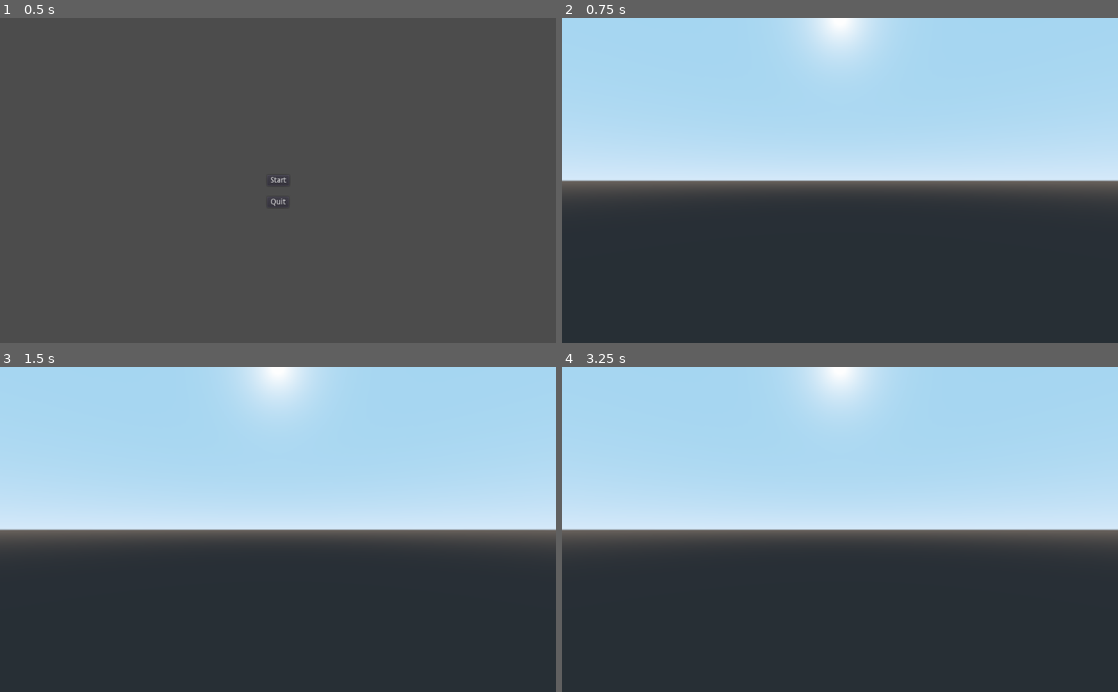
Above: before the commit, frames 1-4 (two rows, left to right).
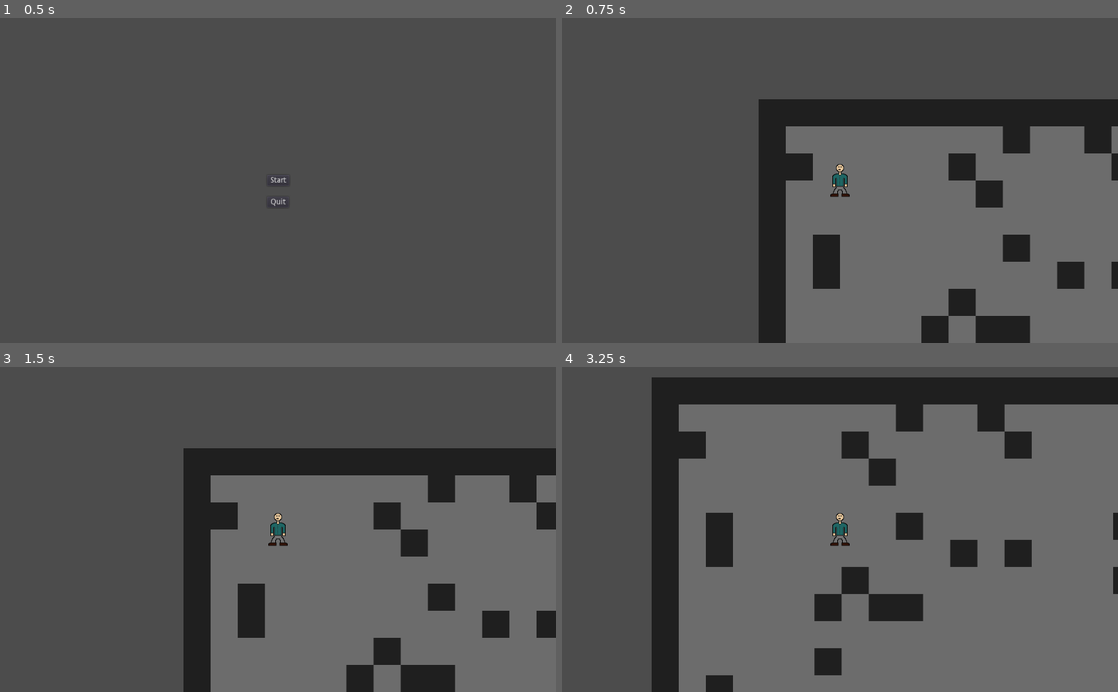
Above: after the commit, the same moments.

Repository: jamesaorson/into-the-crypt
Game: Godot game, scene res://ui/main_menu/main_menu.tscn
Same seed, same stepped clock (60 frames per second), same inputs: the game is played once before the commit and once after it.
Inputs:
- Up to frame 1 (0.5 s): no input
- Up to frame 2 (0.75 s): click "Start" at 0.5 s
- Up to frame 3 (1.5 s): tap Enter (ui_accept) at 1.25 s; hold D (player_move_right, bound only after the commit) from 1.28 s (still down); hold Enter (ui_accept) from 1.28 s (still down); tap Shift (sprint, bound only after the commit) at 1.35 s
- Up to frame 4 (3.25 s): release D (player_move_right, bound only after the commit) at 2.03 s; release Enter (ui_accept) at 2.03 s; hold S (player_move_down, bound only after the commit) 2.03-2.78 s; tap Enter (ui_accept) at 2.1, 2.27, 2.57 s; tap Shift (sprint, bound only after the commit) at 2.3, 2.85 s; hold D (player_move_right, bound only after the commit) from 2.78 s (still down); hold Enter (ui_accept) from 2.78 s (still down)

Frame 1 is identical in both runs. In frame 2, 92% of the frame differs, in the area x 0-100%, y 0-100%; in frame 3, 92%; in frame 4, 94%.

Commit message:
CRYPT-2: Add camera control and movement
Added a player-centric camera and ability to move.
Remove unnecessary 3D code and create project export presets.

Diff:
--- /dev/null
+++ b/crypt/crypt.gd
@@ -0,0 +1,25 @@
+extends Node
+
+onready var roomScene = load("res://crypt/room/room.tscn")
+
+func _ready():
+	set_process(true)
+	create_room()
+
+func _process(delta):
+	if Input.is_action_pressed("pause"):
+		quit_game()
+
+func create_room():
+	var room = null
+	var roomNodes = get_tree().get_nodes_in_group("room")
+	if len(roomNodes) != 0:
+		room = roomNodes[0]
+	else:
+		print("Creating room...")
+		room = roomScene.instance()
+		get_tree().root.add_child(room)
+	room.generate_room()
+
+func quit_game():
+	get_tree().quit()
--- /dev/null
+++ b/crypt/crypt.tres
@@ -0,0 +1,35 @@
+[gd_resource type="TileSet" load_steps=4 format=2]
+
+[ext_resource path="res://assets/crypt/floor.png" type="Texture" id=1]
+[ext_resource path="res://assets/crypt/wall.png" type="Texture" id=2]
+
+[sub_resource type="ConvexPolygonShape2D" id=1]
+points = PoolVector2Array( 0, 0, 50, 0, 50, 50, 0, 50 )
+
+[resource]
+0/name = "Floor"
+0/texture = ExtResource( 1 )
+0/tex_offset = Vector2( 0, 0 )
+0/modulate = Color( 1, 1, 1, 1 )
+0/region = Rect2( 0, 0, 50, 50 )
+0/tile_mode = 0
+0/occluder_offset = Vector2( 0, 0 )
+0/navigation_offset = Vector2( 0, 0 )
+0/shapes = [  ]
+0/z_index = 0
+1/name = "Wall"
+1/texture = ExtResource( 2 )
+1/tex_offset = Vector2( 0, 0 )
+1/modulate = Color( 1, 1, 1, 1 )
+1/region = Rect2( 0, 0, 50, 50 )
+1/tile_mode = 0
+1/occluder_offset = Vector2( 0, 0 )
+1/navigation_offset = Vector2( 0, 0 )
+1/shapes = [ {
+"autotile_coord": Vector2( 0, 0 ),
+"one_way": false,
+"one_way_margin": 1.0,
+"shape": SubResource( 1 ),
+"shape_transform": Transform2D( 1, 0, 0, 1, 0, 0 )
+} ]
+1/z_index = 0
--- /dev/null
+++ b/crypt/crypt.tscn
@@ -0,0 +1,8 @@
+[gd_scene load_steps=2 format=2]
+
+[ext_resource path="res://crypt/crypt.gd" type="Script" id=1]
+
+[node name="Node2D" type="Node2D" groups=[
+"crypt",
+]]
+script = ExtResource( 1 )
--- /dev/null
+++ b/crypt/crypt_tileset.tscn
@@ -0,0 +1,20 @@
+[gd_scene load_steps=3 format=2]
+
+[ext_resource path="res://assets/crypt/floor.png" type="Texture" id=1]
+[ext_resource path="res://assets/crypt/wall.png" type="Texture" id=2]
+
+[node name="Node2D" type="Node2D"]
+
+[node name="Floor" type="Sprite" parent="."]
+texture = ExtResource( 1 )
+centered = false
+
+[node name="Wall" type="Sprite" parent="."]
+position = Vector2( 50, 0 )
+texture = ExtResource( 2 )
+centered = false
+
+[node name="StaticBody2D" type="StaticBody2D" parent="Wall"]
+
+[node name="CollisionPolygon2D" type="CollisionPolygon2D" parent="Wall/StaticBody2D"]
+polygon = PoolVector2Array( 0, 0, 50, 0, 50, 50, 0, 50 )
--- /dev/null
+++ b/crypt/room/room.gd
@@ -0,0 +1,56 @@
+extends TileMap
+
+onready var playerScene = load("res://player/player.tscn")
+
+const FLOOR_TILE = 0
+const WALL_TILE = 1
+
+const ROOM_HEIGHT = 18
+const ROOM_WIDTH = 32
+
+const PLAYER_START_POSITION = Vector2(3, 3)
+const PLAYER_HEIGHT = 3
+const PLAYER_WIDTH = 2
+
+var playerStartPosition = map_to_world(PLAYER_START_POSITION)
+var room = []
+
+func generate_room():
+	print("Room generation...")
+	randomize()
+	for y in range(ROOM_HEIGHT):
+		self.room.append([])
+		self.room[y].resize(ROOM_WIDTH)
+		for x in range(ROOM_WIDTH):
+			if (x >= PLAYER_START_POSITION.x and
+			    x < PLAYER_START_POSITION.x + PLAYER_WIDTH and
+				y >= PLAYER_START_POSITION.y and
+				y < PLAYER_START_POSITION.y + PLAYER_HEIGHT):
+				self.room[y][x] = FLOOR_TILE
+			elif x == 0 or x == ROOM_WIDTH - 1 or y == 0 or y == ROOM_HEIGHT - 1:
+				self.room[y][x] = WALL_TILE
+			else:
+				var tileChoice = rand_range(1, 10)
+				if tileChoice > 2:
+					self.room[y][x] = FLOOR_TILE
+				else:
+					self.room[y][x] = WALL_TILE
+	draw_room()
+	create_player()
+
+func create_player():
+	var player = null
+	var playerNodes = get_tree().get_nodes_in_group("player")
+	if len(playerNodes) != 0:
+		player = playerNodes[0]
+	else:
+		print("Creating player at: ", world_to_map(self.playerStartPosition), " ", self.playerStartPosition)
+		player = playerScene.instance()
+		get_tree().root.add_child(player)
+	player.position.x = self.playerStartPosition.x
+	player.position.y = self.playerStartPosition.y
+
+func draw_room():
+	for y in range(len(room)):
+		for x in range(len(room[y])):
+			set_cell(x, y, room[y][x])
--- /dev/null
+++ b/crypt/room/room.tscn
@@ -0,0 +1,15 @@
+[gd_scene load_steps=3 format=2]
+
+[ext_resource path="res://crypt/crypt.tres" type="TileSet" id=1]
+[ext_resource path="res://crypt/room/room.gd" type="Script" id=2]
+
+[node name="RoomTileMap" type="TileMap" groups=[
+"room",
+]]
+z_index = -1
+tile_set = ExtResource( 1 )
+cell_size = Vector2( 50, 50 )
+cell_quadrant_size = 1
+collision_layer = 2
+format = 1
+script = ExtResource( 2 )
--- /dev/null
+++ b/player/player.tres
@@ -0,0 +1,12 @@
+[gd_resource type="SpriteFrames" load_steps=2 format=2]
+
+[ext_resource path="res://assets/player/player.png" type="Texture" id=1]
+
+
+[resource]
+animations = [ {
+"frames": [ ExtResource( 1 ) ],
+"loop": true,
+"name": "default",
+"speed": 5.0
+} ]
--- /dev/null
+++ b/player/player.tscn
@@ -0,0 +1,23 @@
+[gd_scene load_steps=3 format=2]
+
+[ext_resource path="res://player/playerKinematicBody.gd" type="Script" id=1]
+[ext_resource path="res://player/player.tres" type="SpriteFrames" id=2]
+
+[node name="PlayerKinematicBody2D" type="KinematicBody2D" groups=[
+"player",
+]]
+collision_mask = 6
+script = ExtResource( 1 )
+
+[node name="CollisionPolygon2D" type="CollisionPolygon2D" parent="."]
+polygon = PoolVector2Array( -20.7713, 31.606, -20.7713, -28.394, 19.2287, -28.394, 19.2287, 31.606 )
+
+[node name="AnimatedSprite" type="AnimatedSprite" parent="."]
+frames = ExtResource( 2 )
+
+[node name="Camera2D" type="Camera2D" parent="."]
+current = true
+drag_margin_left = 0.1
+drag_margin_top = 0.1
+drag_margin_right = 0.1
+drag_margin_bottom = 0.1
--- /dev/null
+++ b/player/playerKinematicBody.gd
@@ -0,0 +1,38 @@
+extends KinematicBody2D
+
+const UP = { vector = Vector2(0, -1), inputName = "player_move_up" }
+const DOWN = { vector = -UP.vector, inputName = "player_move_down" }
+const LEFT = { vector = Vector2(-1, 0), inputName = "player_move_left" }
+const RIGHT = { vector = -LEFT.vector, inputName = "player_move_right" }
+
+var velocity = Vector2()
+const WALKING_SPEED = 1000
+const SPRINTING_SPEED = 3000
+var friction = 0.9
+
+var isSprinting = false
+
+func _ready():
+	set_physics_process(true)
+
+func _physics_process(delta):
+	get_input()
+	move_and_slide(velocity * delta)
+
+func get_input():
+	if Input.is_action_just_pressed("sprint"):
+		isSprinting = true
+	if Input.is_action_just_released("sprint"):
+		isSprinting = false
+	var speed = SPRINTING_SPEED if isSprinting else WALKING_SPEED
+
+	if Input.is_action_pressed(self.UP.inputName):
+		velocity += self.UP.vector * Input.get_action_strength(self.UP.inputName) * speed
+	if Input.is_action_pressed(self.DOWN.inputName):
+		velocity += self.DOWN.vector * Input.get_action_strength(self.DOWN.inputName) * speed
+	if Input.is_action_pressed(self.LEFT.inputName):
+		velocity += self.LEFT.vector * Input.get_action_strength(self.LEFT.inputName) * speed
+	if Input.is_action_pressed(self.RIGHT.inputName):
+		velocity += self.RIGHT.vector * Input.get_action_strength(self.RIGHT.inputName) * speed
+
+	velocity *= friction
--- a/project.godot
+++ b/project.godot
@@ -23,6 +23,49 @@
 
 window/size/fullscreen=true
 
+[input]
+
+player_move_left={
+"deadzone": 0.5,
+"events": [ Object(InputEventKey,"resource_local_to_scene":false,"resource_name":"","device":0,"alt":false,"shift":false,"control":false,"meta":false,"command":false,"pressed":false,"scancode":65,"unicode":0,"echo":false,"script":null)
+, Object(InputEventKey,"resource_local_to_scene":false,"resource_name":"","device":0,"alt":false,"shift":false,"control":false,"meta":false,"command":false,"pressed":false,"scancode":16777231,"unicode":0,"echo":false,"script":null)
+, Object(InputEventJoypadMotion,"resource_local_to_scene":false,"resource_name":"","device":0,"axis":0,"axis_value":-1.0,"script":null)
+ ]
+}
+player_move_right={
+"deadzone": 0.5,
+"events": [ Object(InputEventKey,"resource_local_to_scene":false,"resource_name":"","device":0,"alt":false,"shift":false,"control":false,"meta":false,"command":false,"pressed":false,"scancode":68,"unicode":0,"echo":false,"script":null)
+, Object(InputEventKey,"resource_local_to_scene":false,"resource_name":"","device":0,"alt":false,"shift":false,"control":false,"meta":false,"command":false,"pressed":false,"scancode":16777233,"unicode":0,"echo":false,"script":null)
+, Object(InputEventJoypadMotion,"resource_local_to_scene":false,"resource_name":"","device":0,"axis":0,"axis_value":1.0,"script":null)
+ ]
+}
+player_move_up={
+"deadzone": 0.5,
+"events": [ Object(InputEventKey,"resource_local_to_scene":false,"resource_name":"","device":0,"alt":false,"shift":false,"control":false,"meta":false,"command":false,"pressed":false,"scancode":87,"unicode":0,"echo":false,"script":null)
+, Object(InputEventKey,"resource_local_to_scene":false,"resource_name":"","device":0,"alt":false,"shift":false,"control":false,"meta":false,"command":false,"pressed":false,"scancode":16777232,"unicode":0,"echo":false,"script":null)
+, Object(InputEventJoypadMotion,"resource_local_to_scene":false,"resource_name":"","device":0,"axis":1,"axis_value":-1.0,"script":null)
+ ]
+}
+player_move_down={
+"deadzone": 0.5,
+"events": [ Object(InputEventKey,"resource_local_to_scene":false,"resource_name":"","device":0,"alt":false,"shift":false,"control":false,"meta":false,"command":false,"pressed":false,"scancode":83,"unicode":0,"echo":false,"script":null)
+, Object(InputEventKey,"resource_local_to_scene":false,"resource_name":"","device":0,"alt":false,"shift":false,"control":false,"meta":false,"command":false,"pressed":false,"scancode":16777234,"unicode":0,"echo":false,"script":null)
+, Object(InputEventJoypadMotion,"resource_local_to_scene":false,"resource_name":"","device":0,"axis":1,"axis_value":1.0,"script":null)
+ ]
+}
+sprint={
+"deadzone": 0.5,
+"events": [ Object(InputEventKey,"resource_local_to_scene":false,"resource_name":"","device":0,"alt":false,"shift":false,"control":false,"meta":false,"command":false,"pressed":false,"scancode":16777237,"unicode":0,"echo":false,"script":null)
+, Object(InputEventJoypadButton,"resource_local_to_scene":false,"resource_name":"","device":0,"button_index":8,"pressure":0.0,"pressed":false,"script":null)
+ ]
+}
+pause={
+"deadzone": 0.5,
+"events": [ Object(InputEventKey,"resource_local_to_scene":false,"resource_name":"","device":0,"alt":false,"shift":false,"control":false,"meta":false,"command":false,"pressed":false,"scancode":16777217,"unicode":0,"echo":false,"script":null)
+, Object(InputEventJoypadButton,"resource_local_to_scene":false,"resource_name":"","device":0,"button_index":11,"pressure":0.0,"pressed":false,"script":null)
+ ]
+}
+
 [rendering]
 
 environment/default_environment="res://default_env.tres"
--- a/ui/main_menu/main_menu.gd
+++ b/ui/main_menu/main_menu.gd
@@ -1,7 +1,24 @@
 extends Button
 
+var cryptScene = preload("res://crypt/crypt.tscn")
+
+func _ready():
+	set_process(true)
+
+func _process(delta):
+	if Input.is_action_pressed("ui_accept"):
+		start_game()
+	if Input.is_action_pressed("ui_cancel") or Input.is_action_pressed("exit"):
+		quit_game()
+
 func _on_quit_button_pressed():
+	quit_game()
+
+func _on_start_button_pressed():
+	start_game()
+
+func quit_game():
 	get_tree().quit()
 
-func _on_start_button_pressed():
-	get_tree().change_scene("res://world/world.tscn")
+func start_game():
+	get_tree().change_scene_to(cryptScene)
--- a/world/world.tscn
+++ /dev/null
@@ -1,5 +0,0 @@
-[gd_scene format=2]
-
-[node name="Spatial" type="Spatial"]
-
-[node name="Camera" type="Camera" parent="."]
Binary file added: assets/crypt/floor.png
Not shown, added: assets/crypt/floor.png.import
Binary file added: assets/crypt/wall.png
Not shown, added: assets/crypt/wall.png.import
Binary file added: assets/player/player.png
Not shown, added: export_presets.cfg
Not shown, added: .gitignore
Not shown, added: assets/affinity_files/floor.afphoto
Not shown, added: assets/affinity_files/wall.afphoto
